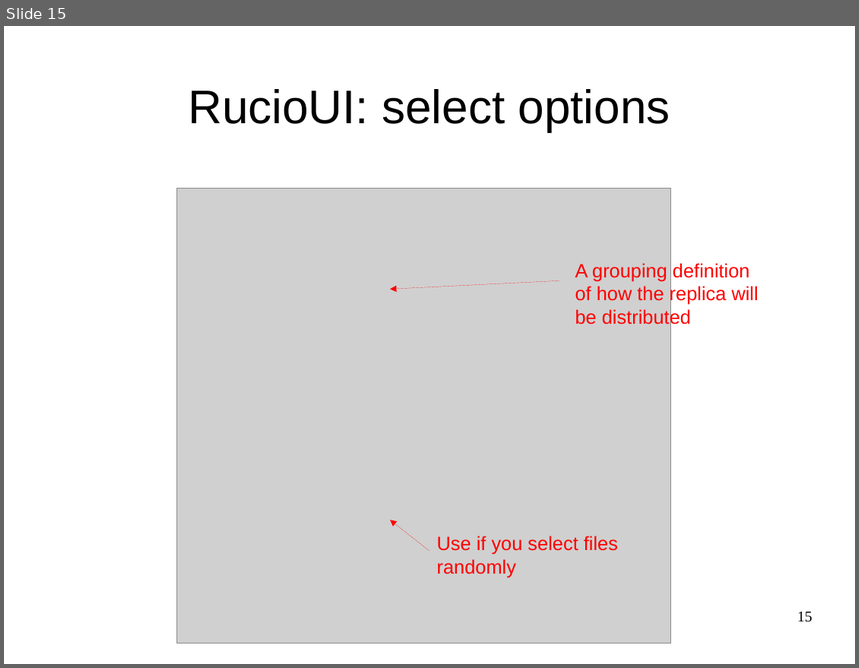
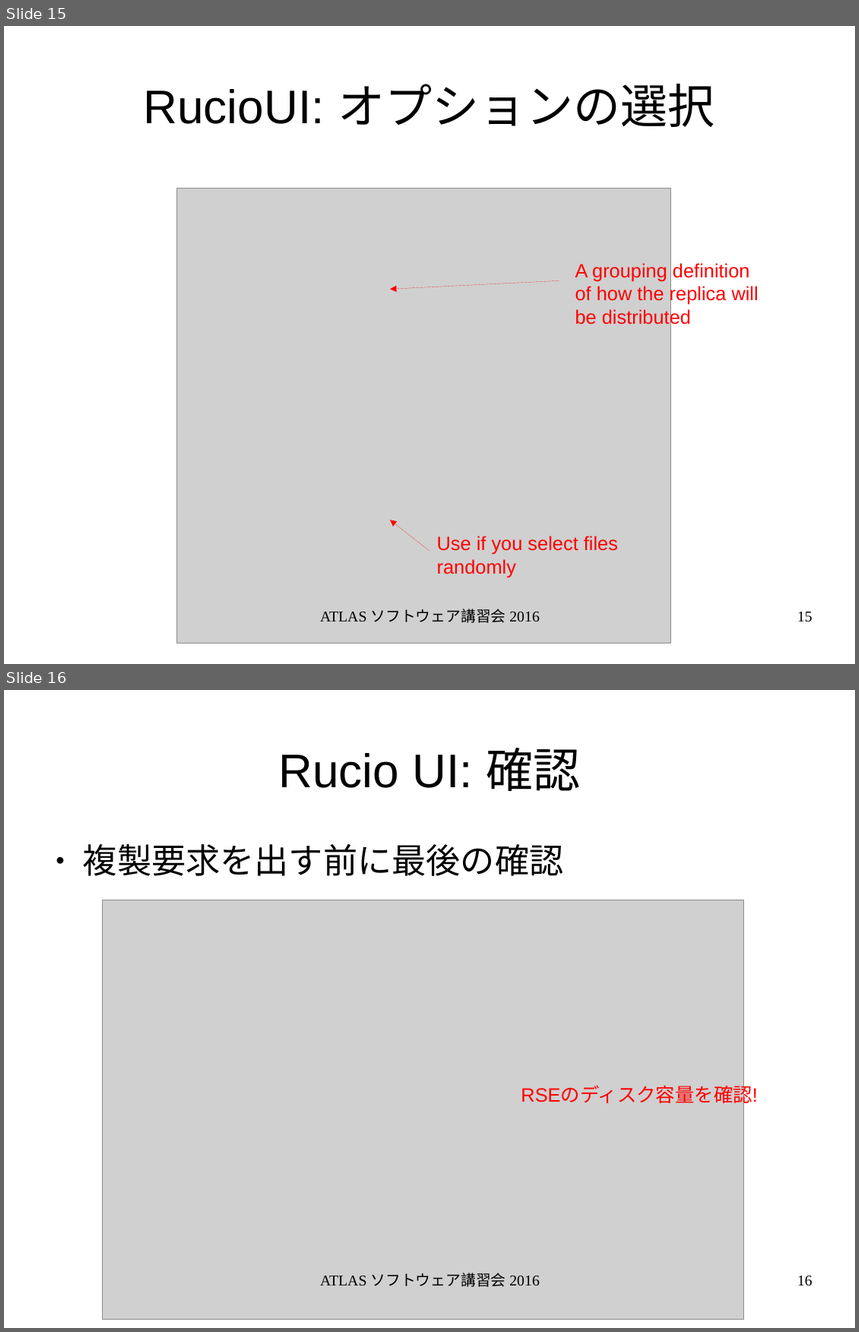
Before and after one commit to GenKawamura/2016-ATLAS-Japan-computing-tutorial, a slide deck: slides/odp/data_management.odp. Shown one above the other, each under a label of ours: slide 15 before the commit, slides 15 and 16 after it. The pictures are 859x668 and 859x1332 pixels, drawn with LibreOffice and Linux fonts; fonts in the diff are those of the drawing; grey boxes stand for pictures. Boxes give left, top, right and bottom in pixels: in the first picture for what was removed or moved away, otherwise in the second. Text is boxed around its words. In the diff, an @@ line names an element or a change of style, - is before the commit and + after.

```diff
--- a/slides/odp/data_management.odp
+++ b/slides/odp/data_management.odp
@@ slide 16 added at <box>4,690,855,1328</box>, background #FFFFFF @@
@@ title added at <box>278,748,580,791</box>, 44 pt, text #000000 @@
+Rucio UI: 確認
@@ text added at <box>83,844,563,876</box>, 32 pt, text #000000 @@
+● 複製要求を出す前に最後の確認
@@ picture added at <box>103,900,744,1319</box> @@
@@ text added at <box>521,1087,757,1106</box>, 18 pt, text #FF0000 @@
+RSEのディスク容量を確認!
@@ text added at <box>320,1273,540,1287</box>, 14 pt, text #000000 @@
+ATLAS ソフトウェア講習会 2016
@@ page number added at <box>797,1276,813,1287</box>, 14 pt, text #000000 @@
+16
@@ slide 15 changed as well @@
@@ title at <box>144,84,715,127</box>: text changed @@
-RucioUI: select options
+RucioUI: オプションの選択
@@ text added at <box>320,609,540,623</box>, 14 pt, text #000000 @@
+ATLAS ソフトウェア講習会 2016
```
Also in this commit, not shown: 14 other slides changed, 2 other slides added, 3 slides removed, 8 other files.
